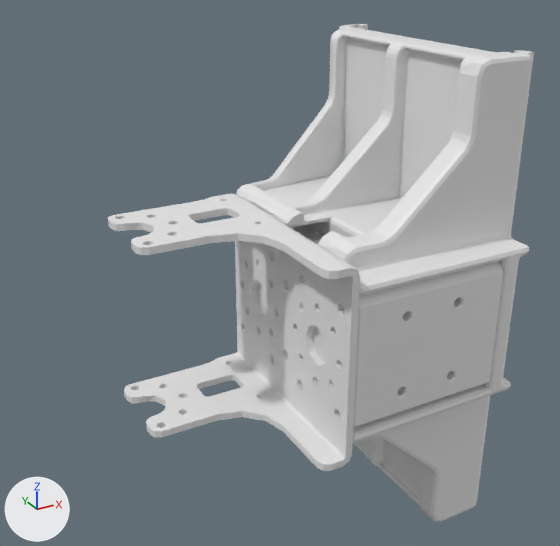
A saved change to the OBJ model open_manipulator_for_processing/meshes/link5.obj.
One viewpoint serves both versions: a camera (50 mm lens) standing at (-76.2, -135.0, 72.3) and looking at (-3.4, -2.7, 6.1). The axes (+X, +Y, +Z) are drawn at lower left. The lights are the same throughout. Where no turn or scale is listed for an object, it has been applied to the vertices. Vertices at the same position are counted once.
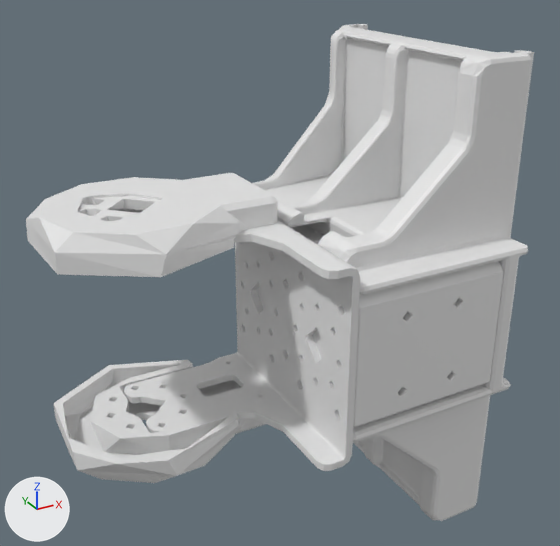
The newer file is also turned or shifted as a whole; pictures and numbers use the older file's frame.

Changed parts and their boxes (x1, y1, x2, y2) in the pictures (560 x 546 px):
'Object.1', reshaped (19% wider)
    before: (108, 24, 534, 521)
    after: (26, 24, 534, 521)
part 1 of me_object_1, added
    after: (26, 173, 278, 277)
part 2 of me_object_1, added
    after: (54, 360, 266, 483)
part 3 of me_object_1, cut back
    before: (108, 93, 529, 461)
    after: (124, 212, 511, 461)

What the commit changed:
me_object_1 is used by ob_object_1; location (0.0, 0.0, 0.0).
me_object_1 had 3556 vertices, 7348 faces and spanned x -36.3..36.3, y -35.2..28.5, z -52.0..52.0.
me_object_1 now has 3132 vertices, 6520 faces and spans x -51.9..36.3, y -35.2..28.5, z -52.0..52.0.
me_object_1 part 1: a new loose piece of 275 vertices spanning x -51.9..-7.3, y -20.0..19.9, z 18.8..25.8.
me_object_1 part 2: a new loose piece of 275 vertices spanning x -51.9..-7.3, y -19.9..20.0, z -25.8..-18.8.
me_object_1 part 3: 13 vertices moved from x -5.8..28.3, y -34.1..10.1, z -13.1..13.1 to x -5.8..28.3, y -34.4..10.4, z -12.7..12.7; 1283 vertices removed from x -34.3..34.7, y -35.2..19.6, z -36.7..36.7; 481 vertices added at x -33.8..34.7, y -35.2..11.3, z -20.5..20.5.
